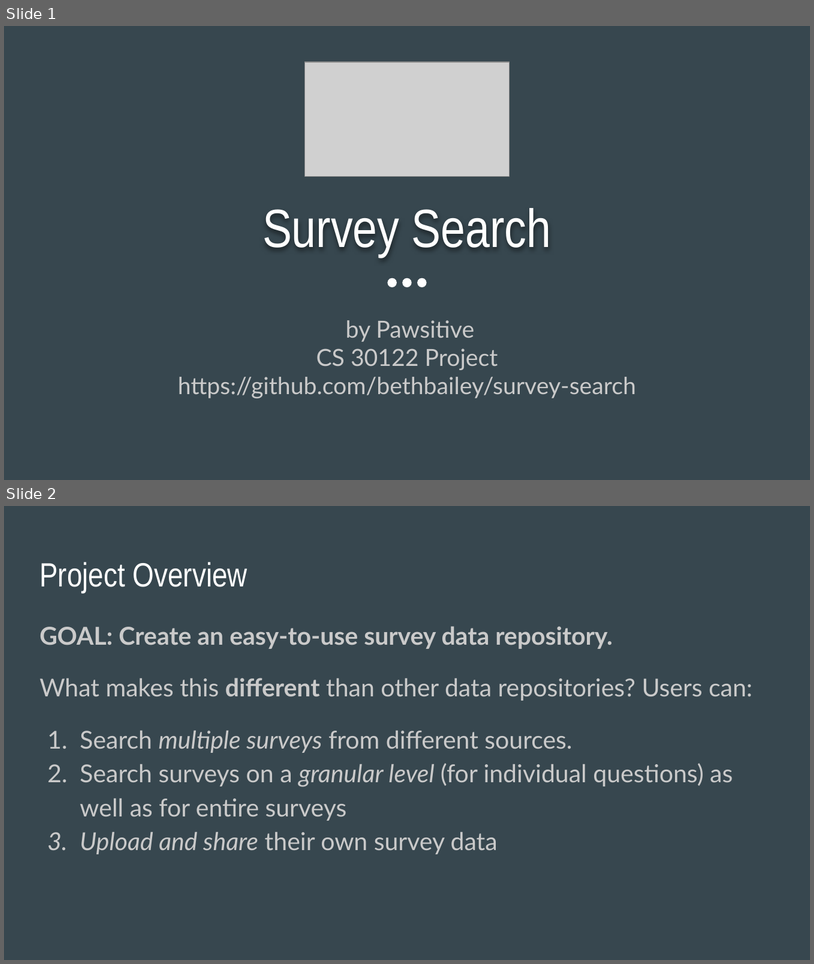
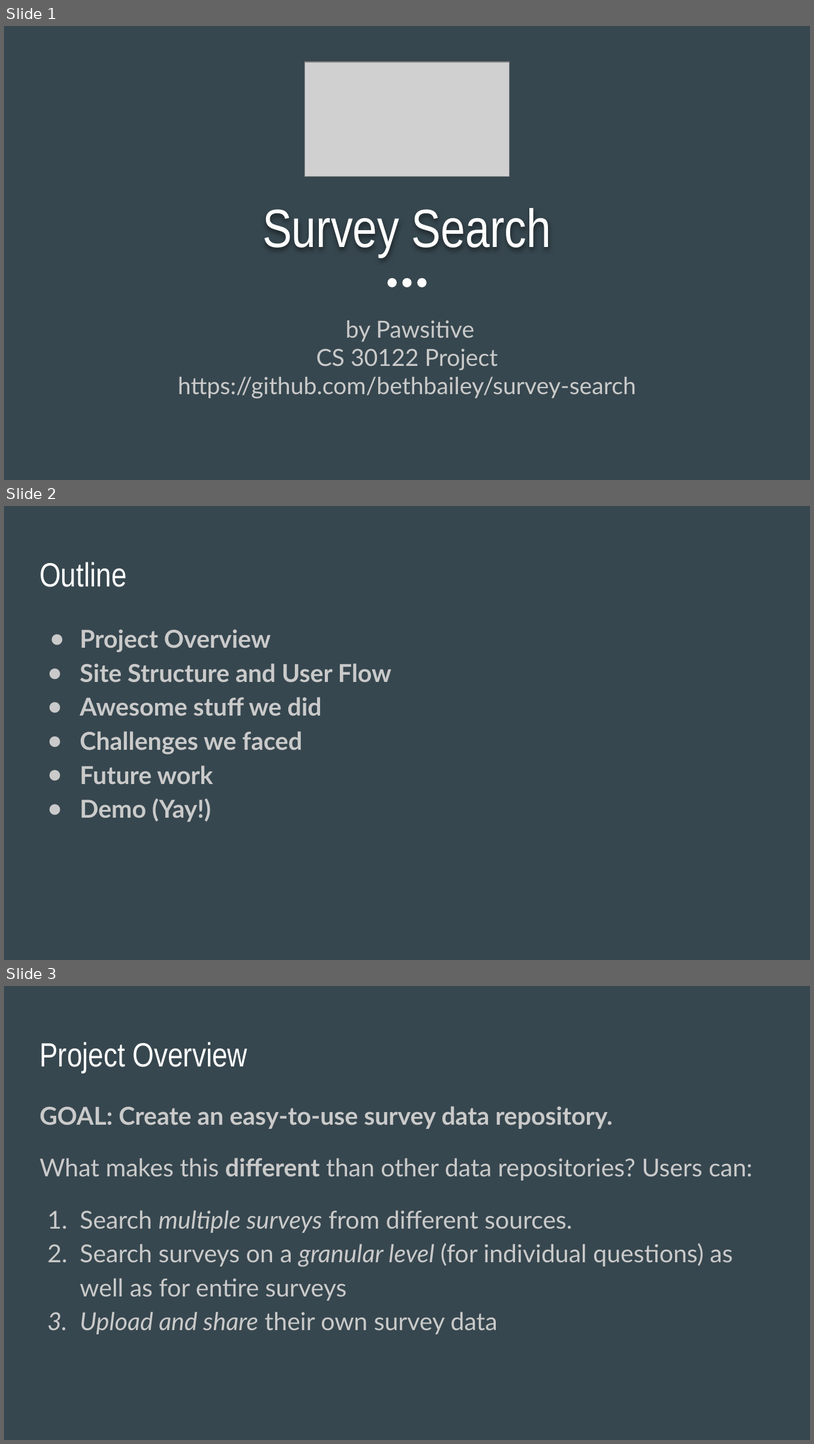
Before and after one commit to bethbailey/survey-search, a slide deck: Final Presentation/Final CS Project Presentation.pptx. Shown one above the other, each under a label of ours: slides 1 and 2 before the commit, slides 1, 2 and 3 after it. The pictures are 814x964 and 814x1444 pixels, drawn with LibreOffice and Linux fonts; fonts in the diff are those of the drawing; grey boxes stand for pictures. Boxes give left, top, right and bottom in pixels: in the first picture for what was removed or moved away, otherwise in the second. Text is boxed around its words. In the diff, an @@ line names an element or a change of style, - is before the commit and + after.

```diff
--- a/Final Presentation/Final CS Project Presentation.pptx
+++ b/Final Presentation/Final CS Project Presentation.pptx
@@ slide 2 added at (4, 506, 810, 960), background #37474F @@
@@ title added at (39, 562, 126, 587), 30 pt, text #FFFFFF @@
+Outline
@@ text added at (80, 629, 392, 822), 22 pt, text #CACACA, bold @@
+● Project Overview
+● Site Structure and User Flow
+● Awesome stuff we did
+● Challenges we faced
+● Future work
+● Demo (Yay!)
@@ what was slide 2 is now slide 3 @@
```
Also in this commit, not shown: 3 slides changed, 2 other files.
